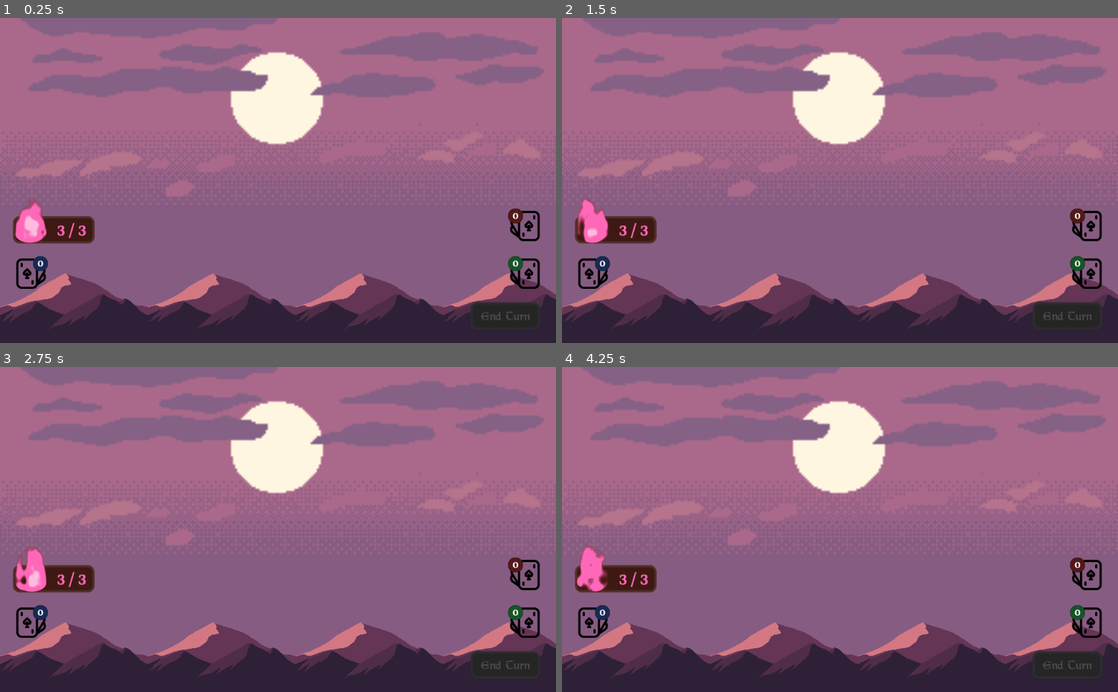
Above: before the commit, frames 1-4 (two rows, left to right).
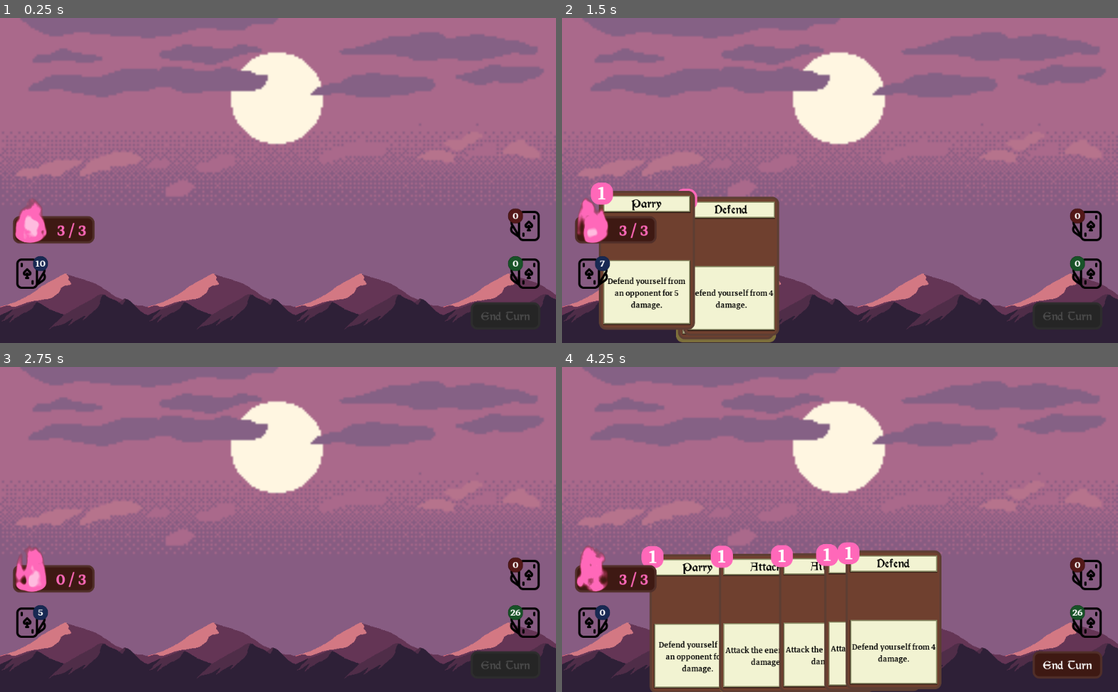
Above: after the commit, the same moments.

Repository: Maaack/Battle-Deck-Energy
Game: Godot game, scene res://Scenes/Main.tscn
The game is run twice, just before and just after one commit, with the same random seed, the same clock (stepped at 60 frames per second) and the same inputs.
Inputs (mouse positions are in pixels of both pictures, inside the frame that each line leads up to):
- Up to frame 1 (0.25 s): no input
- Up to frame 2 (1.5 s): move the mouse to (962, 164) at 0.52 s; click (962, 164) at 0.67 s; move the mouse to (728, 196) at 1.27 s; click (728, 196) at 1.42 s
- Up to frame 3 (2.75 s): click (505, 666) at 2 s, where only the run after the commit has a clickable "End Turn"
- Up to frame 4 (4.25 s): move the mouse to (895, 458) at 2.77 s; click (895, 458) at 2.92 s; move the mouse to (812, 594) at 3.52 s; click (812, 594) at 3.67 s

The runs differ from the first frame. In frame 1, less than 0.1% of the frame differs, in the area x 6-9%, y 74-77%; in frame 2, 13%; in frame 3, less than 0.1%; in frame 4, 24%, in the area x 14-98%, y 53-100%.
Error before the commit: Parse Error: The identifier "DeckSettings" isn't a valid type (not a script or class), or couldn't be found on base "self". (res://Scenes/HUD/Decks/Base/Deck.g…

Commit message:
BATL-01: Fixes bug with missing deck settings. Removes the requirement.

Diff:
--- a/Scenes/HUD/Decks/Base/Deck.gd
+++ b/Scenes/HUD/Decks/Base/Deck.gd
@@ -7,15 +7,7 @@
 
 onready var count_label = $TextureRect/Panel/CountLabel
 
-var deck_settings : DeckSettings = DeckSettings.new() setget set_deck_settings
 var deck : Array = [] setget set_deck
-
-func set_deck_settings(value:DeckSettings):
-	deck_settings = value
-	if not is_instance_valid(value):
-		return
-	deck = value.cards.duplicate()
-	_update_deck_count()
 
 func set_deck(value:Array):
 	if value is Array:
